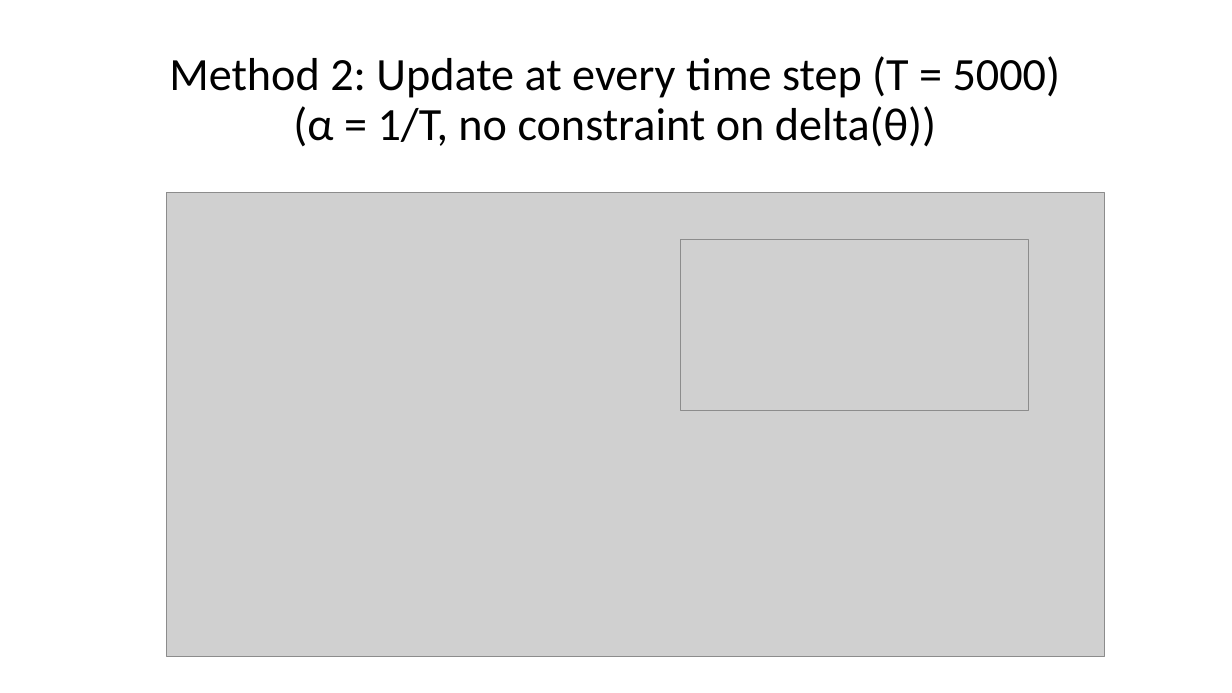
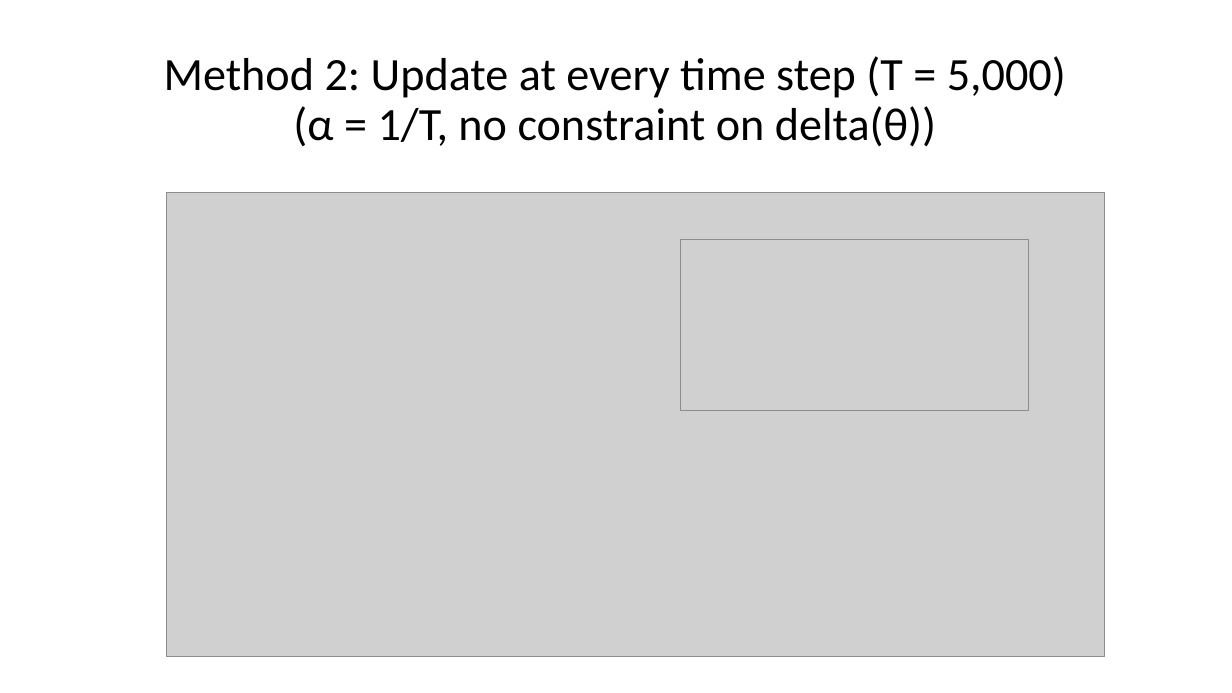
Before and after one commit to mastropi/RL, a slide deck: slide 7 of RL-002-QueueBlocking/results/RL-SingleServer-PolicyGradient-Results-202111Nov16-MonteCarloOnSmallTheta.pptx (slide 9 before the commit). Drawn at 1232x693 pixels with LibreOffice and Linux fonts; fonts in the diff are those of the drawing; grey boxes stand for pictures. Boxes give left, top, right and bottom in pixels: in the first picture for what was removed or moved away, otherwise in the second. Text is boxed around its words. In the diff, an @@ line names an element or a change of style, - is before the commit and + after.

Commit message:
[FV-RL] Updated PPT file with results of Method 3 for G(t) estimation (fixed window) and the results for a small initial theta (= 1.3)

```diff
--- a/RL-002-QueueBlocking/results/RL-SingleServer-PolicyGradient-Results-202111Nov16-MonteCarloOnSmallTheta.pptx
+++ b/RL-002-QueueBlocking/results/RL-SingleServer-PolicyGradient-Results-202111Nov16-MonteCarloOnSmallTheta.pptx
@@ title at box(164, 56, 1066, 147): text changed @@
-Method 2: Update at every time step (T = 5000)
-(α = 1/T, no constraint on delta(θ))
+Method 2: Update at every time step (T = 5,000)
+(α = 1/T, no constraint on delta(θ))
```
Also in this commit, not shown: 3 other slides changed, 7 slides added, 1 slide removed.
